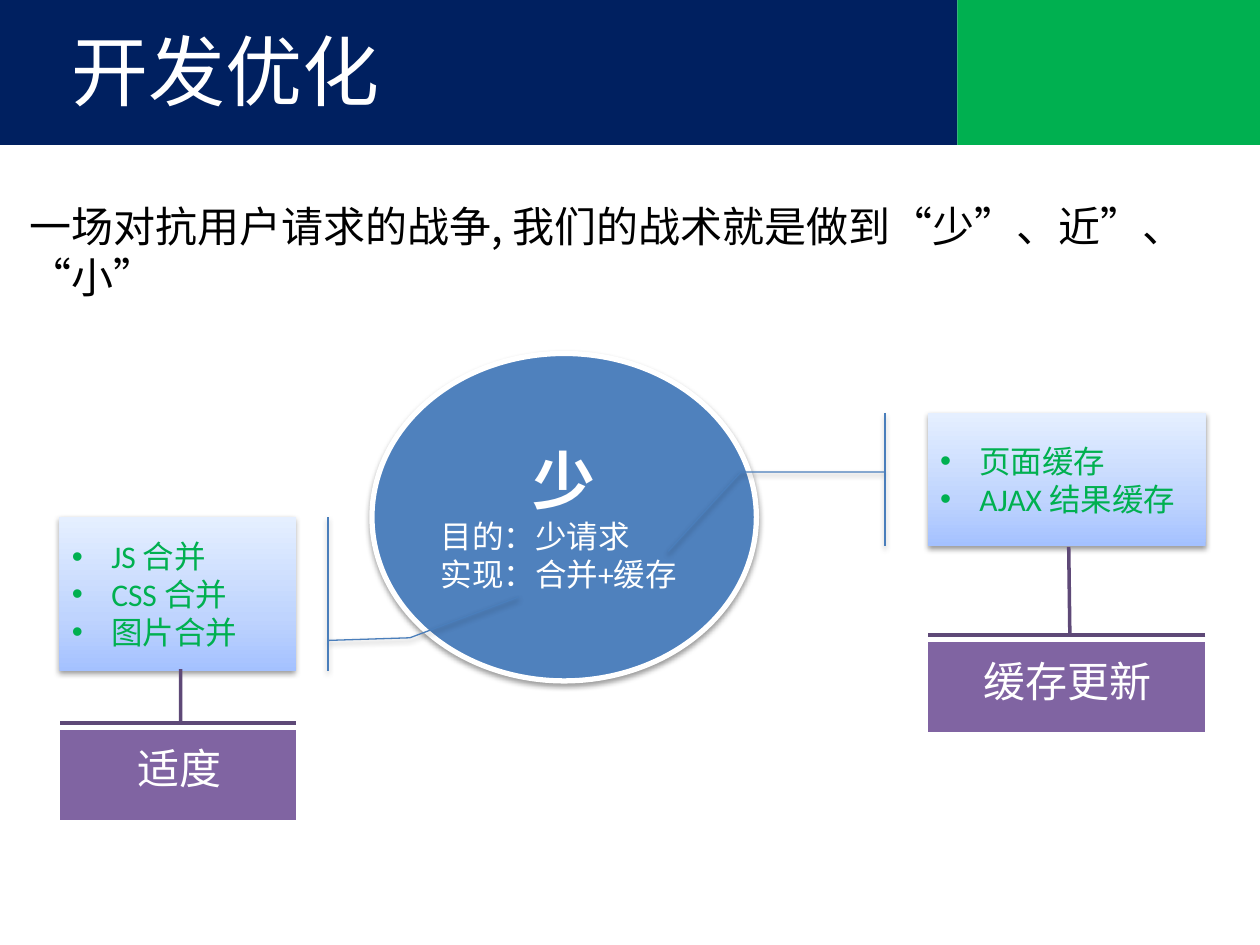
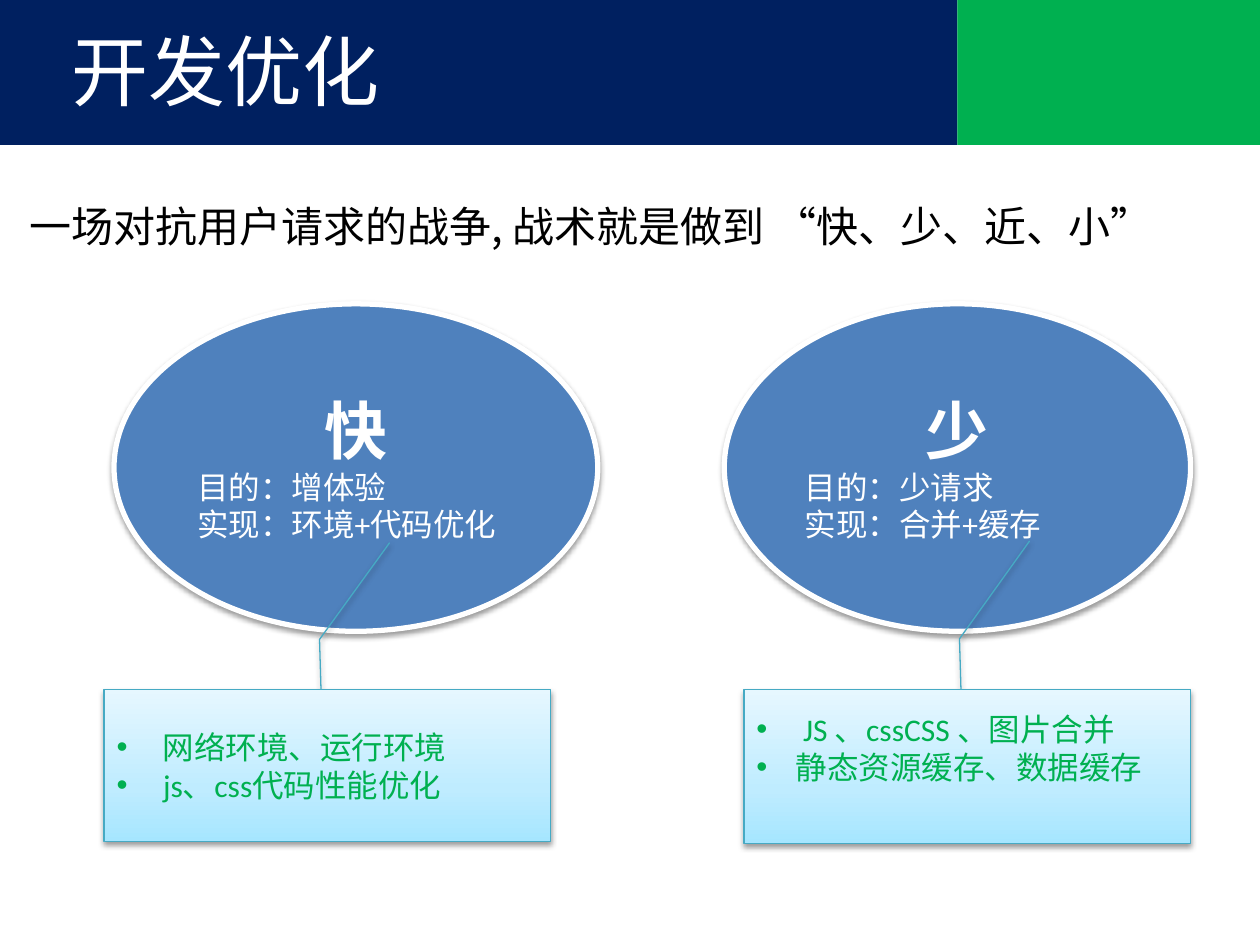
Before and after one commit to tjx222/javatrain, a slide deck: slide 9 of 前端优化.pptx. Drawn at 1260x945 pixels with LibreOffice and Linux fonts; fonts in the diff are those of the drawing; background and template pictures are left out. Boxes give left, top, right and bottom in pixels: in the first picture for what was removed or moved away, otherwise in the second. Text is boxed around its words. In the diff, an @@ line names an element or a change of style, - is before the commit and + after.

```diff
--- a/前端优化.pptx
+++ b/前端优化.pptx
@@ text at bbox=[30, 206, 1152, 250]: text changed @@
-一场对抗用户请求的战争, 我们的战术就是做到“少”、近”、“小”
+一场对抗用户请求的战争, 战术就是做到 “快、少、近、小”
@@ ellipse added at bbox=[115, 304, 598, 631], fill #4F81BD, outline #FFFFFF 3 pt, 18 pt, text #FFFFFF @@
+快
+目的：增体验
+实现：环境+代码优化
@@ ellipse "少": place and size @@
-ellipse "少" at bbox=[372, 354, 756, 682]
+ellipse "少" at bbox=[724, 304, 1191, 631]
@@ accent callout removed at bbox=[927, 413, 1205, 547] @@
-• 页面缓存
-• AJAX 结果缓存
@@ accent callout removed at bbox=[59, 517, 296, 670] @@
-• JS 合并
-• CSS 合并
-• 图片合并
@@ accent callout removed at bbox=[928, 642, 1205, 731] @@
@@ border callout added at bbox=[105, 689, 551, 842], fill gradient #A7E6FF to #C1EDFF to #E7F8FF, outline #46AAC5 0.75 pt, 18 pt, text #00B050 @@
+• 网络环境、运行环境
+• js、css代码性能优化
@@ border callout added at bbox=[745, 689, 1191, 843], fill gradient #A7E6FF to #C1EDFF to #E7F8FF, outline #46AAC5 0.75 pt, 18 pt, text #00B050 @@
+• JS 、cssCSS 、图片合并
+• 静态资源缓存、数据缓存
@@ text removed at bbox=[983, 661, 1151, 701] @@
-缓存更新
@@ accent callout removed at bbox=[60, 730, 297, 820] @@
@@ text removed at bbox=[138, 748, 222, 787] @@
-适度
```
Also in this commit, not shown: 3 other slides changed, 4 slides added.
